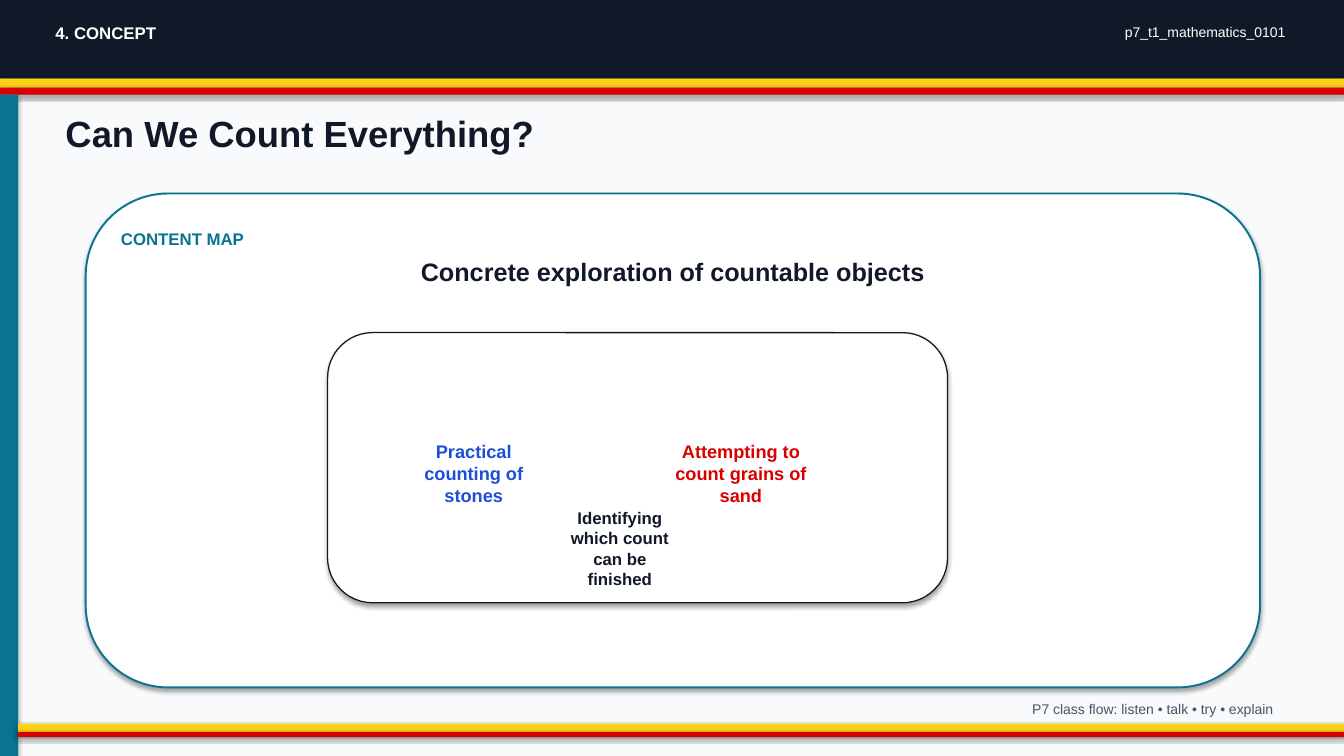
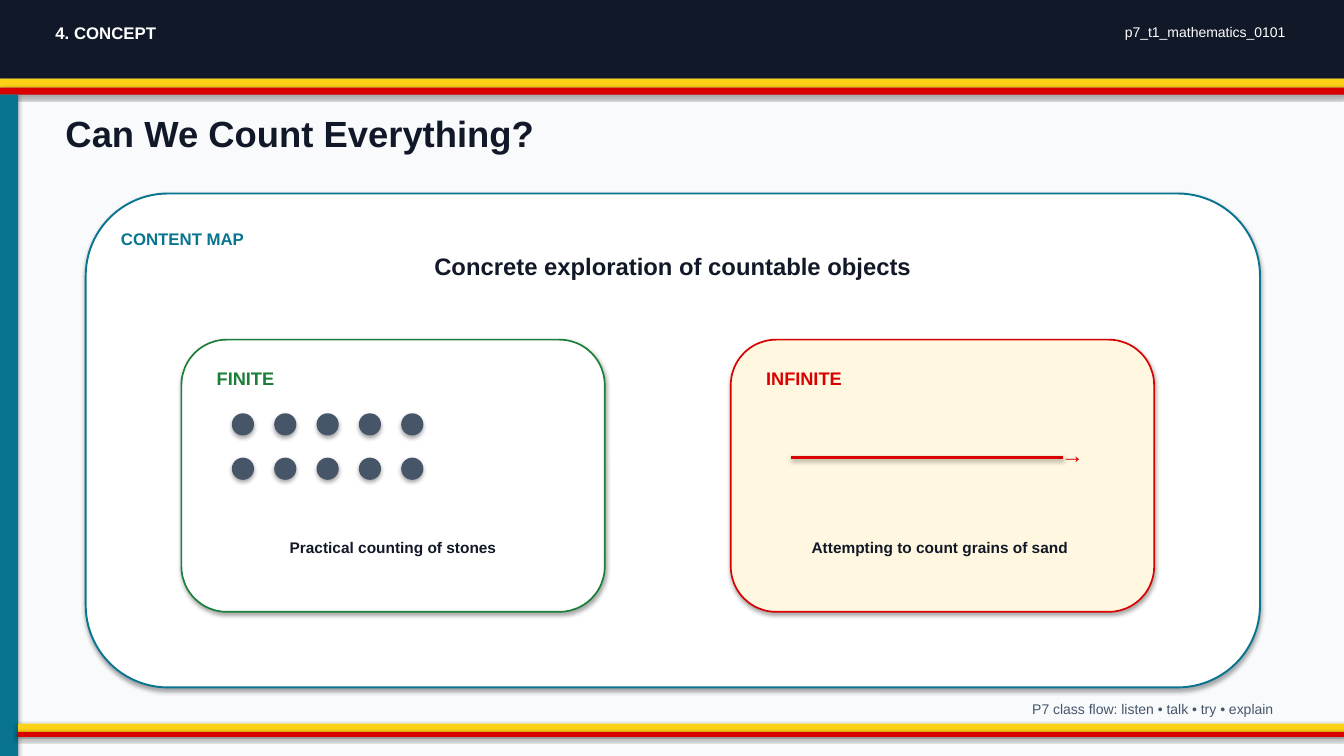
Before and after one commit to yousunjung84-edu/uganda-p7-mvp-20260629, a slide deck: slide 4 of uganda-p7-mvp/p7_t1_mathematics_0101/p7_t1_mathematics_0101.pptx. Drawn at 1344x756 pixels with LibreOffice and Linux fonts; fonts in the diff are those of the drawing. Boxes give left, top, right and bottom in pixels: in the first picture for what was removed or moved away, otherwise in the second. Text is boxed around its words. In the diff, an @@ line names an element or a change of style, - is before the commit and + after.

```diff
--- a/uganda-p7-mvp/p7_t1_mathematics_0101/p7_t1_mathematics_0101.pptx
+++ b/uganda-p7-mvp/p7_t1_mathematics_0101/p7_t1_mathematics_0101.pptx
@@ text "Concrete exploration of countable objects" at <box>434,257,910,280</box>: size 18 to 17 pt @@
@@ rounded rectangle added at <box>181,340,605,612</box>, fill #FFFFFF, outline #1B7F3A 1.2 pt @@
@@ rounded rectangle removed at <box>328,333,948,603</box> @@
@@ rounded rectangle added at <box>731,340,1154,612</box>, fill #FFF7E0, outline #D90000 1.2 pt @@
@@ text added at <box>217,372,274,385</box>, 13 pt, text #1B7F3A, bold @@
+FINITE
@@ ellipse removed at <box>388,360,645,577</box> @@
@@ ellipse removed at <box>595,360,852,577</box> @@
@@ text added at <box>766,372,842,385</box>, 13 pt, text #D90000, bold @@
+INFINITE
@@ ellipse added at <box>232,413,254,436</box>, fill #475569 @@
@@ ellipse added at <box>274,413,296,436</box>, fill #475569 @@
@@ ellipse added at <box>317,413,339,436</box>, fill #475569 @@
@@ ellipse added at <box>359,413,381,436</box>, fill #475569 @@
@@ ellipse added at <box>401,413,423,436</box>, fill #475569 @@
@@ text added at <box>1062,442,1090,466</box>, 16 pt, text #D90000, bold @@
+→
@@ ellipse added at <box>232,458,254,480</box>, fill #475569 @@
@@ ellipse added at <box>274,458,296,480</box>, fill #475569 @@
@@ ellipse added at <box>317,458,339,480</box>, fill #475569 @@
@@ ellipse added at <box>359,458,381,480</box>, fill #475569 @@
@@ ellipse added at <box>401,458,423,480</box>, fill #475569 @@
@@ line added from (791, 458) to (1064, 458), #D90000 2 pt @@
@@ text "Practical counting of stones": place and size @@
-text "Practical counting of stones" at <box>424,444,523,502</box>
+text "Practical counting of stones" at <box>290,542,496,557</box>
@@ text "Practical counting of stones" at <box>290,542,496,557</box>: size 13 to 11 pt, text colour #1D4ED8 to #111827 @@
@@ text removed at <box>571,512,669,585</box> @@
-Identifying which count can be finished
@@ text "Attempting to count grains of ...": place and size @@
-text "Attempting to count grains of ..." at <box>675,444,806,502</box>
+text "Attempting to count grains of ..." at <box>812,542,1068,557</box>
@@ text "Attempting to count grains of ..." at <box>812,542,1068,557</box>: size 13 to 11 pt, text colour #D90000 to #111827 @@
```
Also in this commit, not shown: 3 other slides changed, 23 other files.
